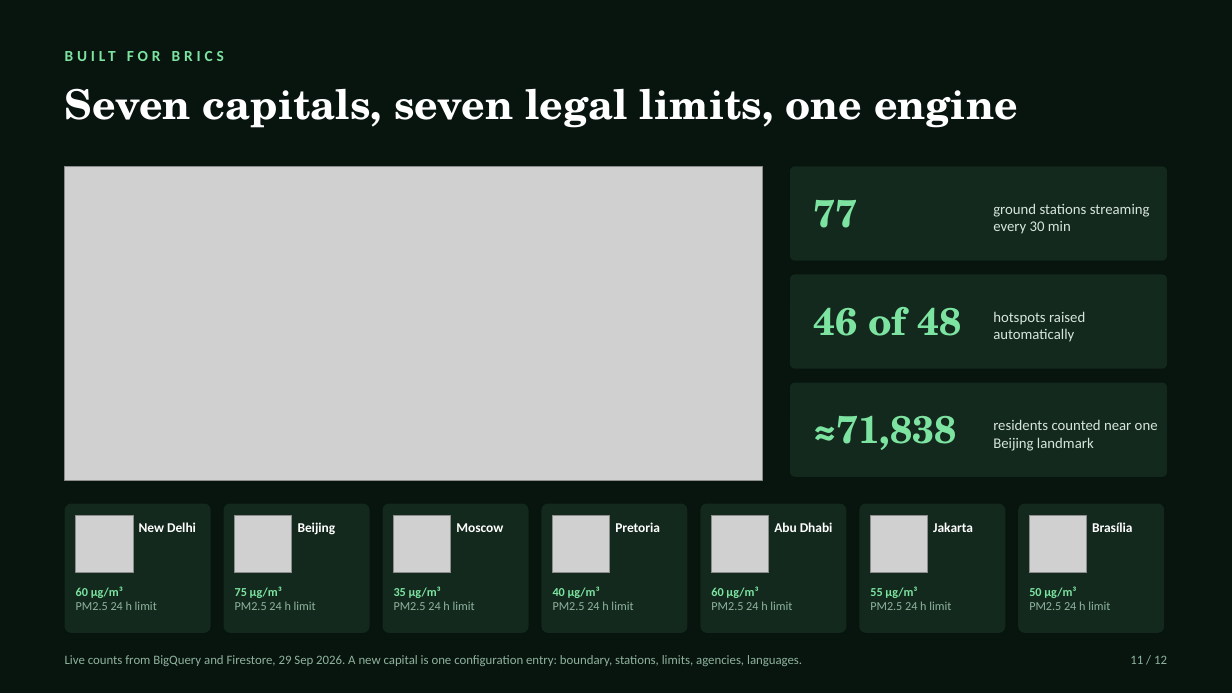
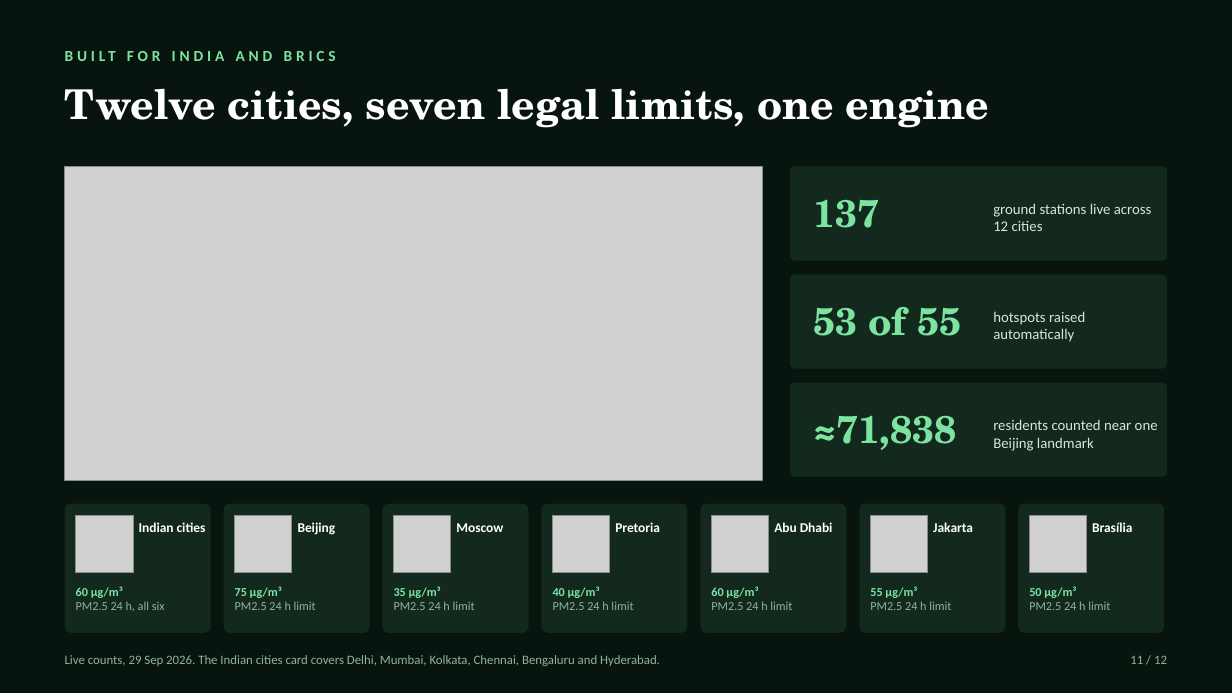
Before and after one commit to PROSTLE/CleanAir, a slide deck: slide 11 of presentation/VayuSetu-BRICS.pptx. Drawn at 1232x693 pixels with LibreOffice and Linux fonts; fonts in the diff are those of the drawing; grey boxes stand for pictures. Boxes give left, top, right and bottom in pixels: in the first picture for what was removed or moved away, otherwise in the second. Text is boxed around its words. In the diff, an @@ line names an element or a change of style, - is before the commit and + after.

```diff
--- a/presentation/VayuSetu-BRICS.pptx
+++ b/presentation/VayuSetu-BRICS.pptx
@@ text at <box>65,46,897,74</box>: text changed @@
-BUILT FOR BRICS
+BUILT FOR INDIA AND BRICS
@@ text at <box>65,88,990,128</box>: text changed @@
-Seven capitals, seven legal limits, one engine
+Twelve cities, seven legal limits, one engine
@@ text at <box>813,199,879,228</box>: text changed @@
-77
+137
@@ text at <box>993,203,1152,231</box>: text changed @@
-ground stations streaming every 30 min
+ground stations live across 12 cities
@@ text at <box>813,307,962,336</box>: text changed @@
-46 of 48
+53 of 55
@@ text at <box>139,522,206,532</box>: text changed @@
-New Delhi
+Indian cities
@@ text at <box>76,601,165,611</box>: text changed @@
-PM2.5 24 h limit
+PM2.5 24 h, all six
@@ text at <box>65,655,660,666</box>: text changed @@
-Live counts from BigQuery and Firestore, 29 Sep 2026. A new capital is one configuration entry: boundary, stations, limits, agencies, languages.
+Live counts, 29 Sep 2026. The Indian cities card covers Delhi, Mumbai, Kolkata, Chennai, Bengaluru and Hyderabad.
```
Also in this commit, not shown: 6 other slides changed, 3 other files.
